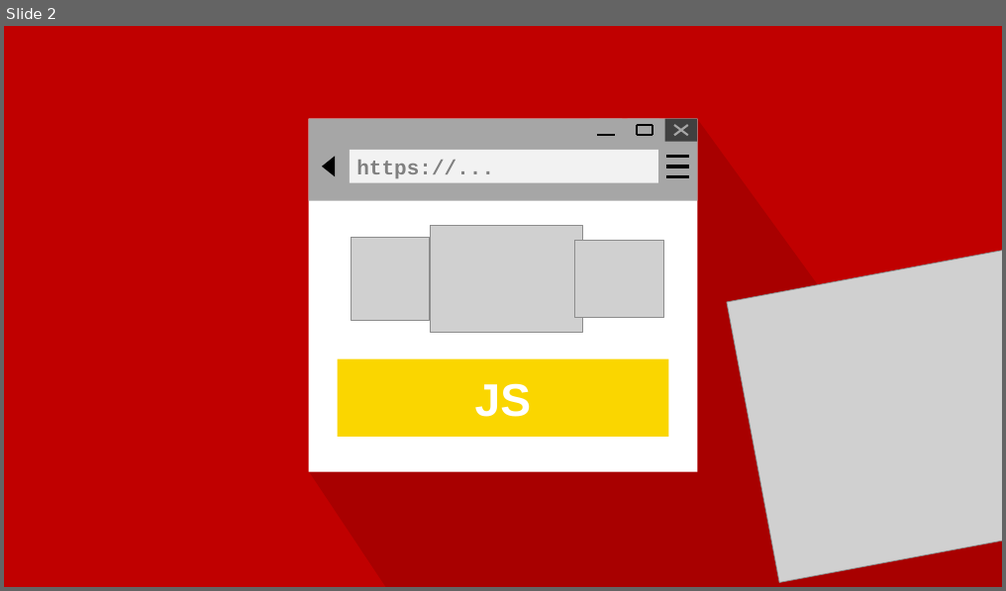
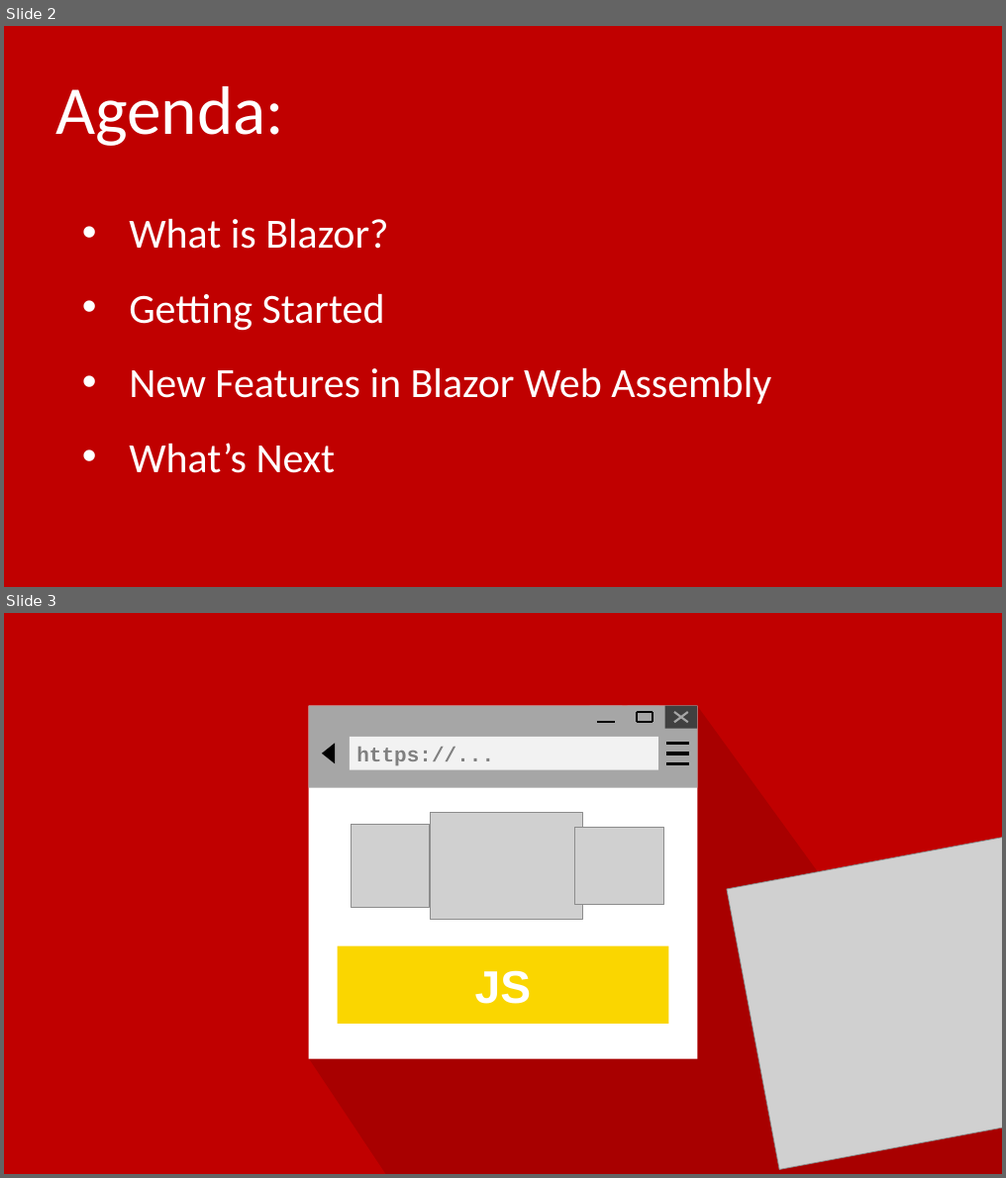
Before and after one commit to pulcher/blazor-playground, a slide deck: talks/houston/intro-to-blazor.pptx. Shown one above the other, each under a label of ours: slide 2 before the commit, slides 2 and 3 after it. The pictures are 1006x591 and 1006x1178 pixels, drawn with LibreOffice and Linux fonts; fonts in the diff are those of the drawing; grey boxes stand for pictures. Boxes give left, top, right and bottom in pixels: in the first picture for what was removed or moved away, otherwise in the second. Text is boxed around its words. In the diff, an @@ line names an element or a change of style, - is before the commit and + after.

```diff
--- a/talks/houston/intro-to-blazor.pptx
+++ b/talks/houston/intro-to-blazor.pptx
@@ slide 2 added at (4,26,1002,587), background #C00000 @@
@@ text added at (55,86,284,146), 66 pt, text #FFFFFF @@
+Agenda:
@@ text added at (129,219,771,473), 40 pt, text #FFFFFF @@
+• What is Blazor?
+• Getting Started
+• New Features in Blazor Web Assembly
+• What’s Next
@@ what was slide 2 is now slide 3 @@
```
Also in this commit, not shown: 4 slides changed, 1 other slide added.
